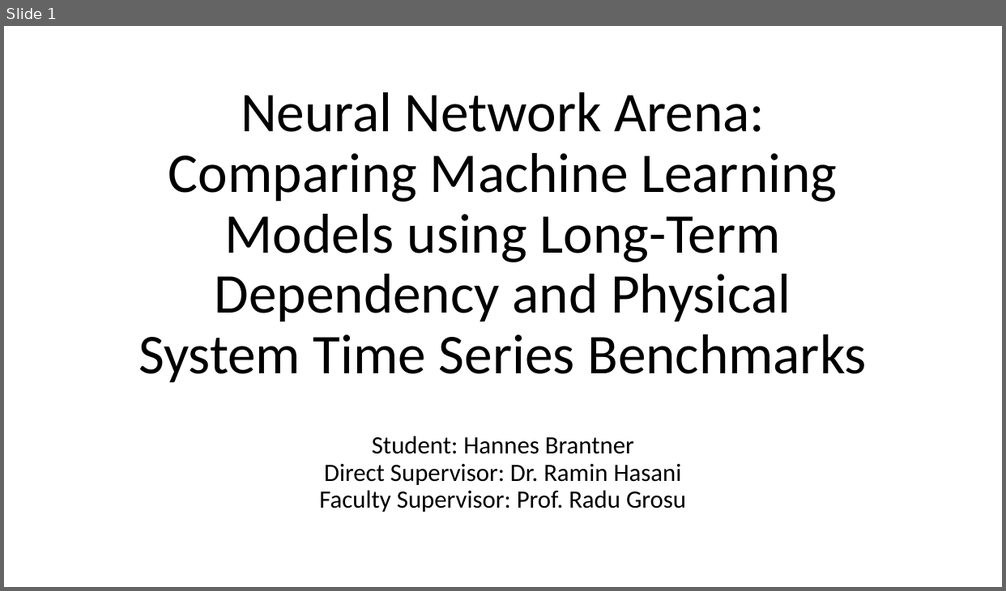
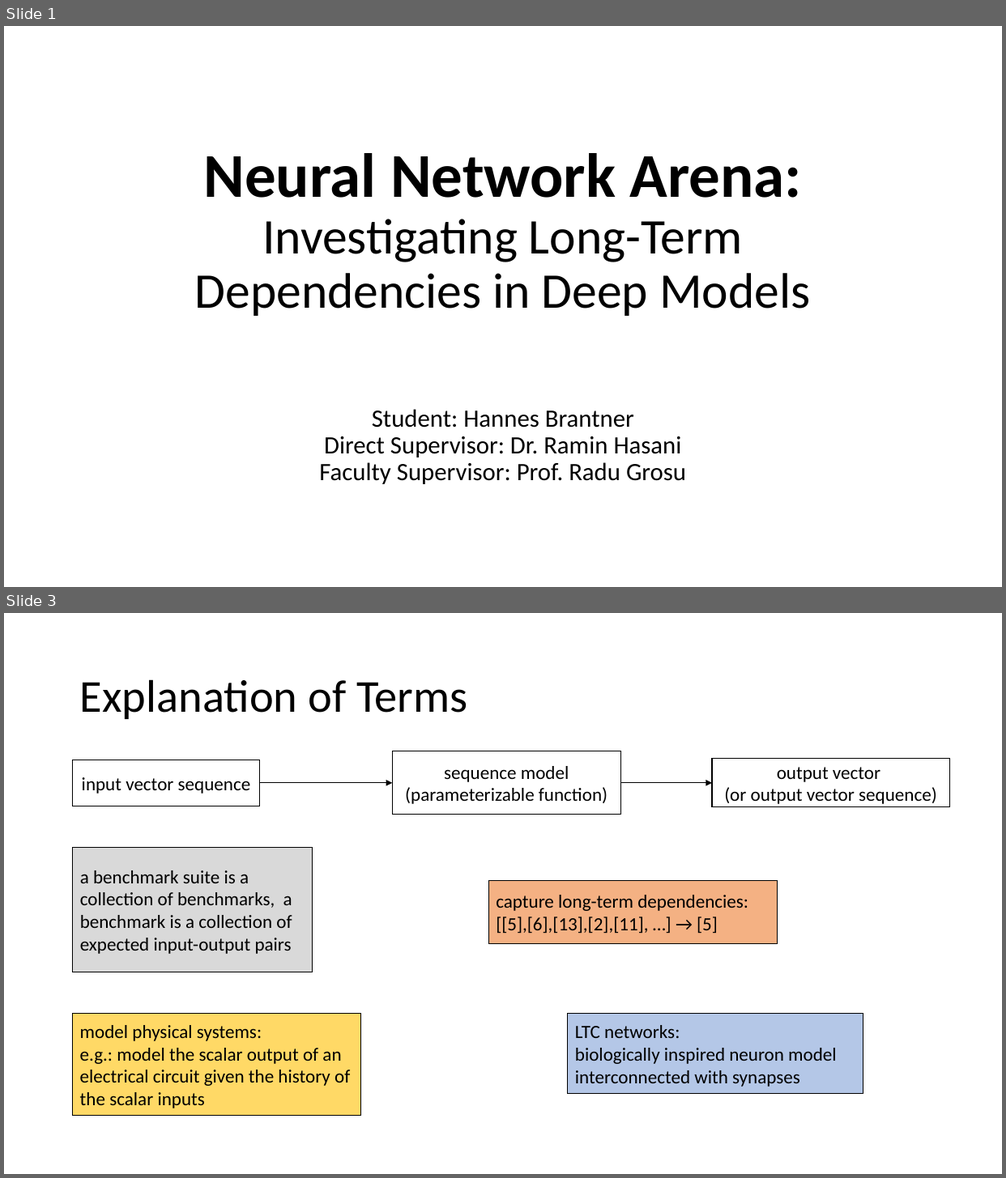
Before and after one commit to Oidlichtnwoada/NeuralNetworkArena, a slide deck: thesis/presentations/thesis_presentation.pptx. Shown one above the other, each under a label of ours: slide 1 before the commit, slides 1 and 3 after it; the slides between them are not shown. The pictures are 1006x591 and 1006x1178 pixels, drawn with LibreOffice and Linux fonts; fonts in the diff are those of the drawing. Boxes give left, top, right and bottom in pixels: in the first picture for what was removed or moved away, otherwise in the second. Text is boxed around its words. In the diff, an @@ line names an element or a change of style, - is before the commit and + after.

```diff
--- a/thesis/presentations/thesis_presentation.pptx
+++ b/thesis/presentations/thesis_presentation.pptx
@@ slide 3 added at [4,613,1002,1174], background #FFFFFF @@
@@ title added at [80,679,467,719], 44 pt, text #000000 @@
+Explanation of Terms
@@ rectangle added at [393,752,621,815], fill #FFFFFF, outline #000000 1 pt, 18 pt, text #000000 @@
+sequence model
+(parameterizable function)
@@ rectangle added at [73,760,260,806], fill #FFFFFF, outline #000000 1 pt, 18 pt, text #000000 @@
+input vector sequence
@@ rectangle added at [712,759,950,807], fill #FFFFFF, outline #000000 1 pt, 18 pt, text #000000 @@
+output vector
+(or output vector sequence)
@@ arrow added from (260, 783) to (393, 783), #000000 0.5 pt @@
@@ arrow added from (621, 783) to (712, 783), #000000 0.5 pt @@
@@ rectangle added at [73,848,313,973], fill #D9D9D9, outline #000000 1 pt, 18 pt, text #000000 @@
+a benchmark suite is a collection of benchmarks, a benchmark is a collection of expected input-output pairs
@@ rectangle added at [488,881,777,944], fill #F4B183, outline #000000 1 pt, 18 pt, text #000000 @@
+capture long-term dependencies:
+[[5],[6],[13],[2],[11], …] → [5]
@@ rectangle added at [73,1013,361,1115], fill #FFD966, outline #000000 1 pt, 18 pt, text #000000 @@
+model physical systems:
+e.g.: model the scalar output of an electrical circuit given the history of the scalar inputs
@@ rectangle added at [568,1013,863,1093], fill #B4C7E7, outline #000000 1 pt, 18 pt, text #000000 @@
+LTC networks:
+biologically inspired neuron model interconnected with synapses
@@ slide 1 changed as well @@
@@ title at [195,153,810,316]: text changed; size 54 to 48 pt @@
-Neural Network Arena: Comparing Machine Learning Models using Long-Term Dependency and Physical System Time Series Benchmarks
+Neural Network Arena: Investigating Long-Term Dependencies in Deep Models
@@ subtitle "Student: Hannes Brantner Direct Supervisor: ...": place and size @@
-subtitle "Student: Hannes Brantner Direct Supervisor: ..." at [319,436,686,512]
+subtitle "Student: Hannes Brantner Direct Supervisor: ..." at [319,409,686,484]
```
Also in this commit, not shown: 3 other slides changed, 15 other slides added, 35 slides removed, 2 other files.
